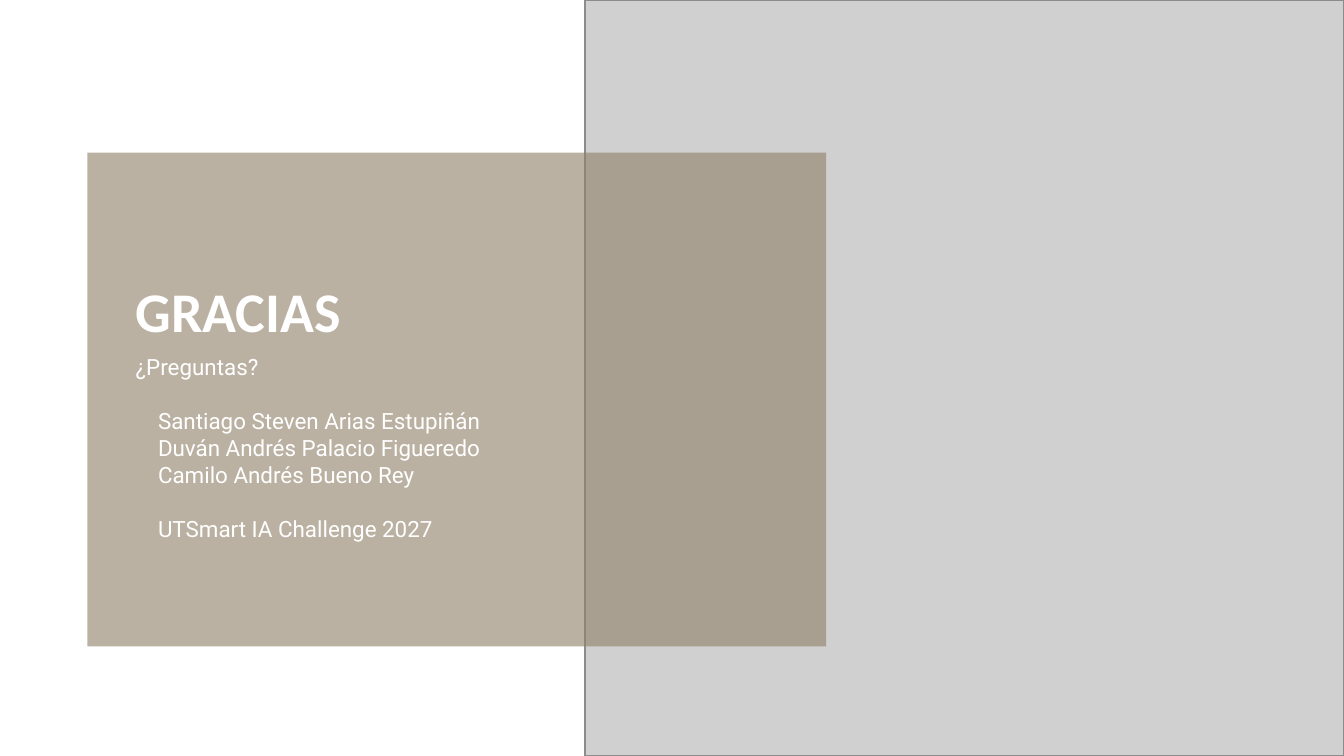
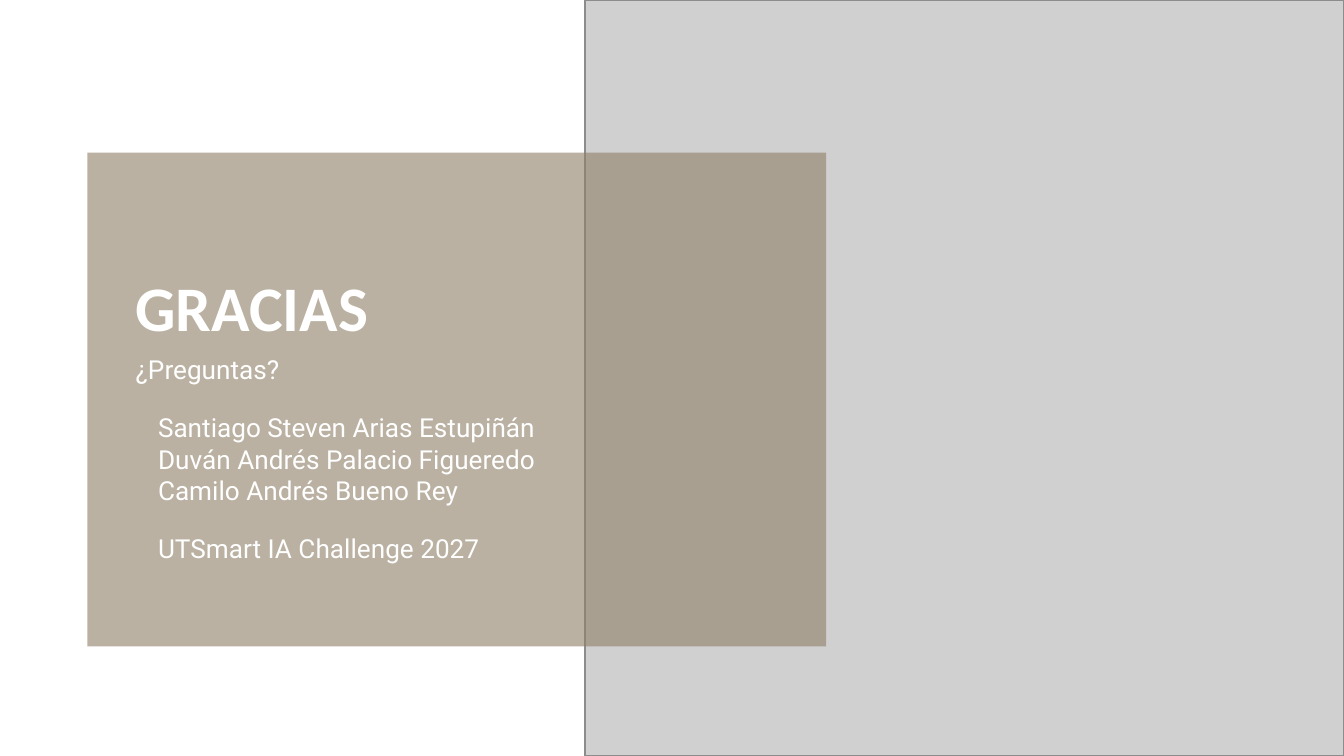
Before and after one commit to Project-UNAB/Centinelas-de-Santander, a slide deck: slide 16 of docs/Centinelas_de_Santander_Sustentacion.pptx (slide 15 before the commit). Drawn at 1344x756 pixels with LibreOffice and Linux fonts; fonts in the diff are those of the drawing; grey boxes stand for pictures. Boxes give left, top, right and bottom in pixels: in the first picture for what was removed or moved away, otherwise in the second. Text is boxed around its words. In the diff, an @@ line names an element or a change of style, - is before the commit and + after.

```diff
--- a/docs/Centinelas_de_Santander_Sustentacion.pptx
+++ b/docs/Centinelas_de_Santander_Sustentacion.pptx
@@ title "GRACIAS" at bbox=[136, 289, 368, 331]: size 30 to 34 pt @@
@@ subtitle "¿Preguntas?" at bbox=[136, 360, 535, 563]: size 12 to 14 pt @@
```
Also in this commit, not shown: 13 other slides changed, 2 slides added, 1 slide removed, 2 other files.
